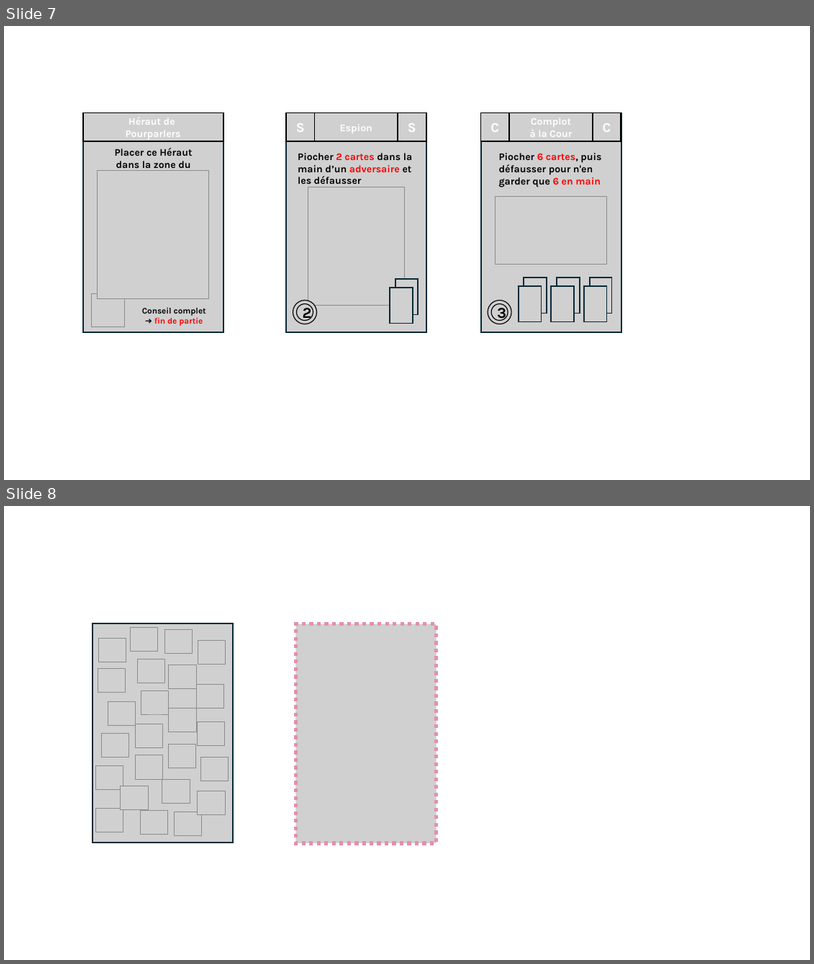
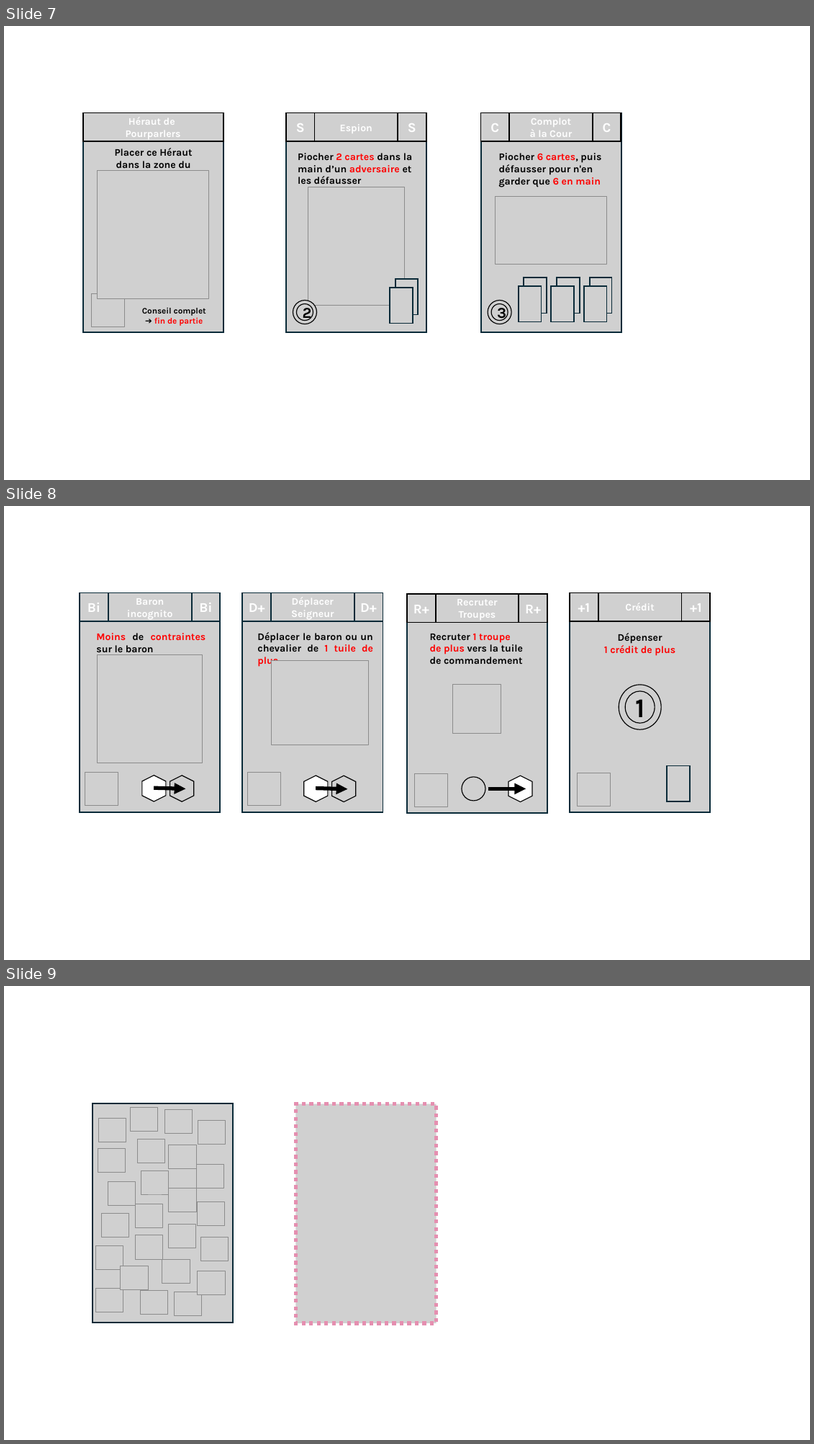
Before and after one commit to LucasBorboleta/Terre-de-Barons, a slide deck: pictures/Deck-fr/Deck-fr.pptx. Shown one above the other, each under a label of ours: slides 7 and 8 before the commit, slides 7, 8 and 9 after it. The pictures are 814x964 and 814x1444 pixels, drawn with LibreOffice and Linux fonts; fonts in the diff are those of the drawing; grey boxes stand for pictures. Boxes give left, top, right and bottom in pixels: in the first picture for what was removed or moved away, otherwise in the second. Text is boxed around its words. In the diff, an @@ line names an element or a change of style, - is before the commit and + after.

Commit message:
Ajout de la carte Baron incognito

```diff
--- a/pictures/Deck-fr/Deck-fr.pptx
+++ b/pictures/Deck-fr/Deck-fr.pptx
@@ slide 8 added at bbox=[4, 506, 810, 960], background #FFFFFF @@
@@ group added at bbox=[80, 593, 220, 812]: 7 pictures, 1 hexagon, 1 arrow, 1 text @@
+Moins de contraintes sur le baron
+Bi
+Baron
+incognito
+Bi
@@ group added at bbox=[242, 593, 383, 812]: 7 pictures, 1 hexagon, 1 arrow, 1 text @@
+Déplacer le baron ou un chevalier de 1 tuile de plus
+D+
+Déplacer
+Seigneur
+D+
@@ group added at bbox=[407, 594, 548, 813]: 7 pictures, 1 hexagon, 1 arrow, 1 text @@
+Recruter 1 troupe de plus vers la tuile de commandement
+R+
+R+
+Recruter
+Troupes
@@ group added at bbox=[570, 593, 710, 812]: 7 pictures, 1 text @@
+Dépenser
+1 crédit de plus
++1
++1
+Crédit
+1
@@ what was slide 8 is now slide 9 @@
```
Also in this commit, not shown: 1 other file.
